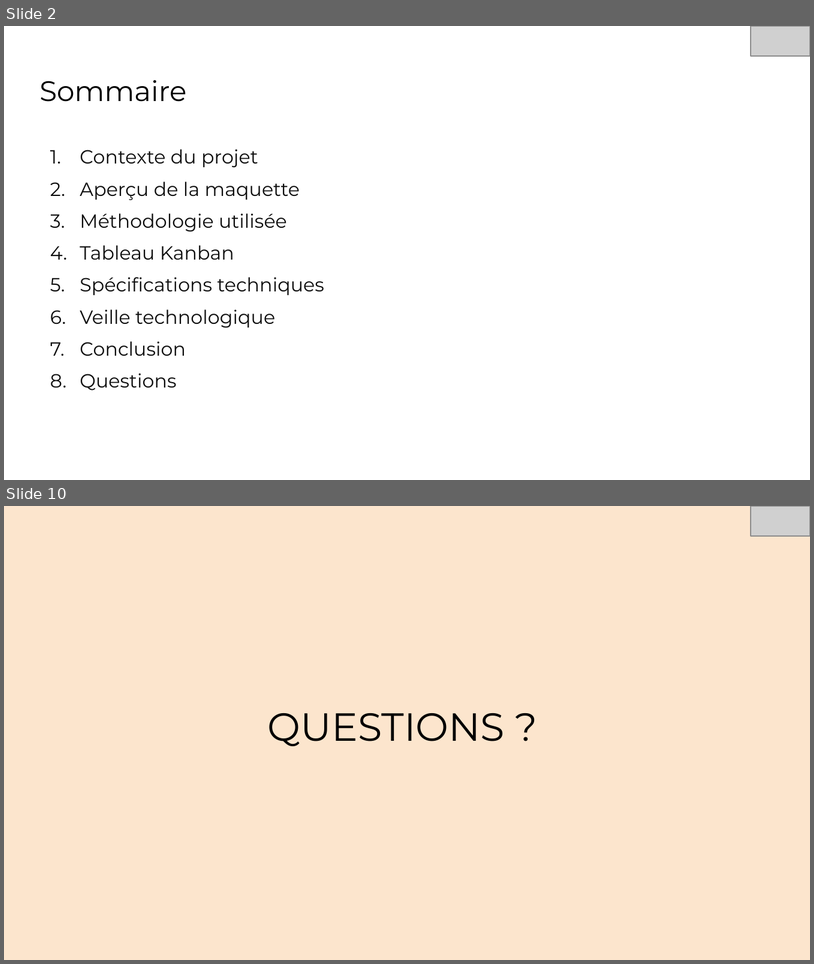
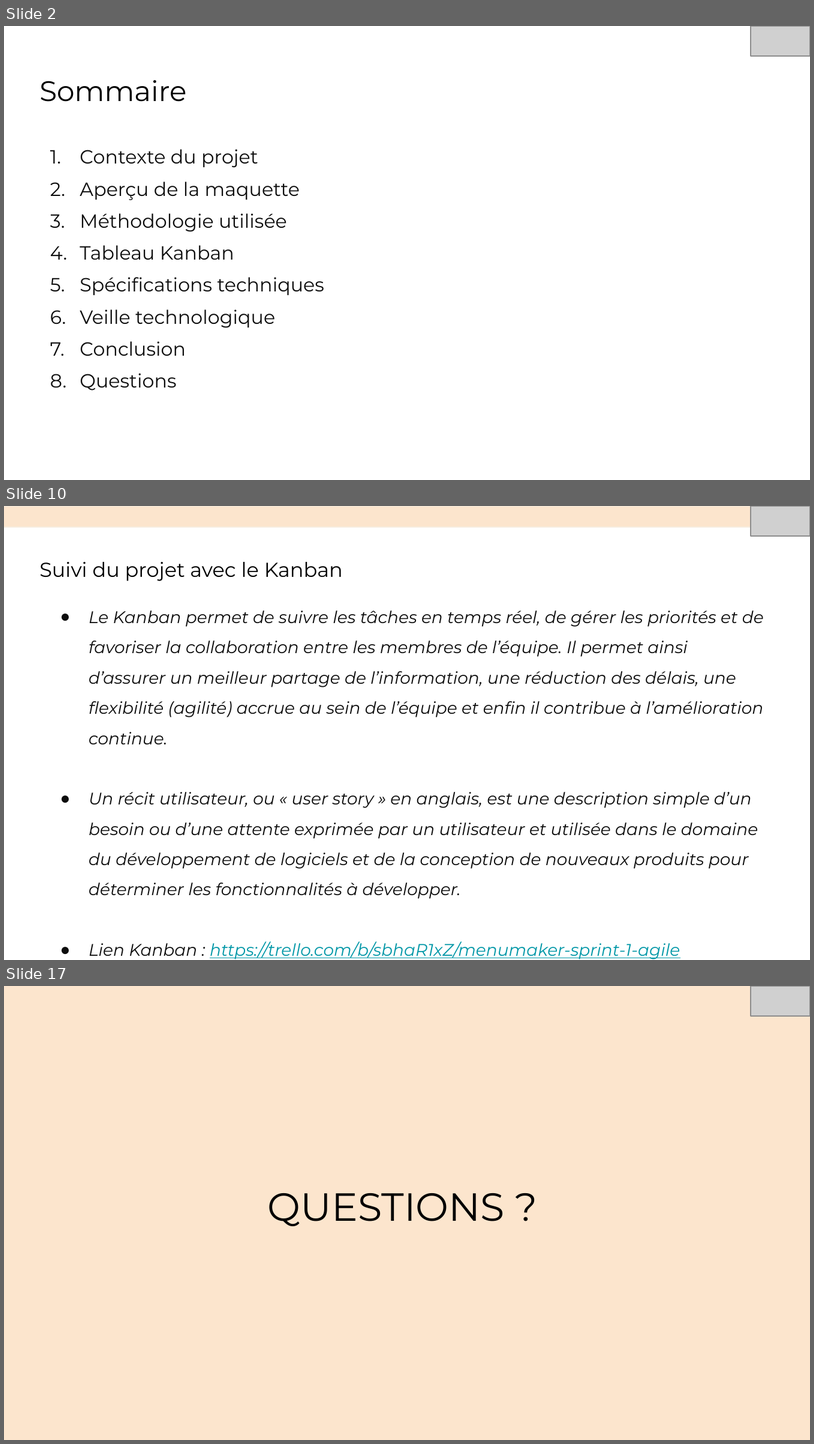
Before and after one commit to sunny-biard/MenuMaker, a slide deck: BIARD_Sunny_4_presentation_052024.pptx. Shown one above the other, each under a label of ours: slides 2 and 10 before the commit, slides 2, 10 and 17 after it; the slides between them are not shown. The pictures are 814x964 and 814x1444 pixels, drawn with LibreOffice and Linux fonts; fonts in the diff are those of the drawing; grey boxes stand for pictures. Boxes give left, top, right and bottom in pixels: in the first picture for what was removed or moved away, otherwise in the second. Text is boxed around its words. In the diff, an @@ line names an element or a change of style, - is before the commit and + after.

```diff
--- a/BIARD_Sunny_4_presentation_052024.pptx
+++ b/BIARD_Sunny_4_presentation_052024.pptx
@@ slide 10 added at box(4, 506, 810, 960), background #FFFFFF @@
@@ rectangle added at box(4, 506, 810, 527), fill #FCE5CD, outline #F7EDDE 0.75 pt @@
@@ picture added at box(751, 506, 810, 536) @@
@@ title added at box(39, 562, 343, 581), 18 pt, text #000000 @@
+Suivi du projet avec le Kanban
@@ text added at box(89, 610, 764, 959), 15 pt, text #0D0D0D, italic @@
+● Le Kanban permet de suivre les tâches en temps réel, de gérer les priorités et de favoriser la collaboration entre les membres de l’équipe. Il permet ainsi d’assurer un meilleur partage de l’information, une réduction des délais, une flexibilité (agilité) accrue au sein de l’équipe et enfin il contribue à l’amélioration continue.
+● Un récit utilisateur, ou « user story » en anglais, est une description simple d’un besoin ou d’une attente exprimée par un utilisateur et utilisée dans le domaine du développement de logiciels et de la conception de nouveaux produits pour déterminer les fonctionnalités à développer.
+● Lien Kanban : https://trello.com/b/sbhaR1xZ/menumaker-sprint-1-agile
@@ what was slide 10 is now slide 17 @@
```
Also in this commit, not shown: 7 slides changed, 6 other slides added, 10 other files.
